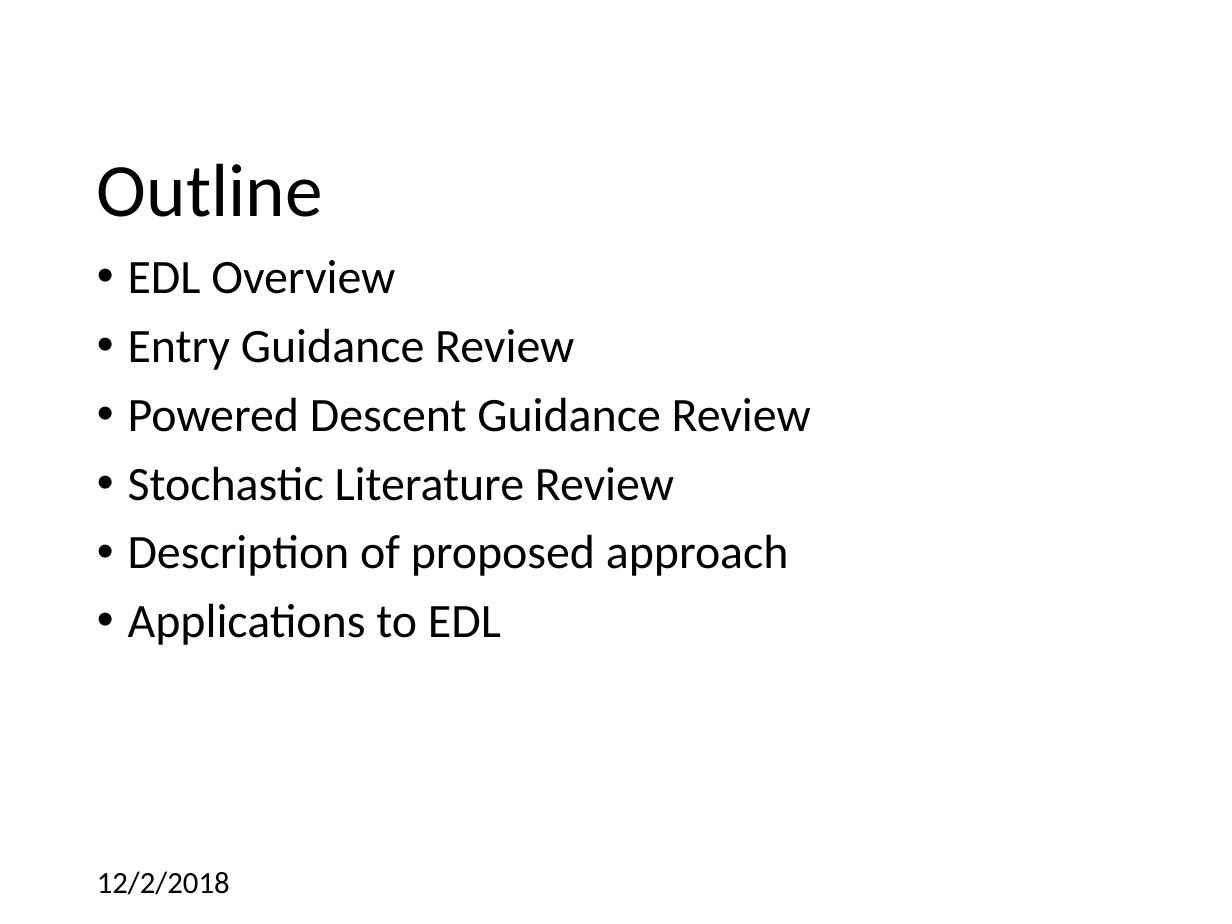
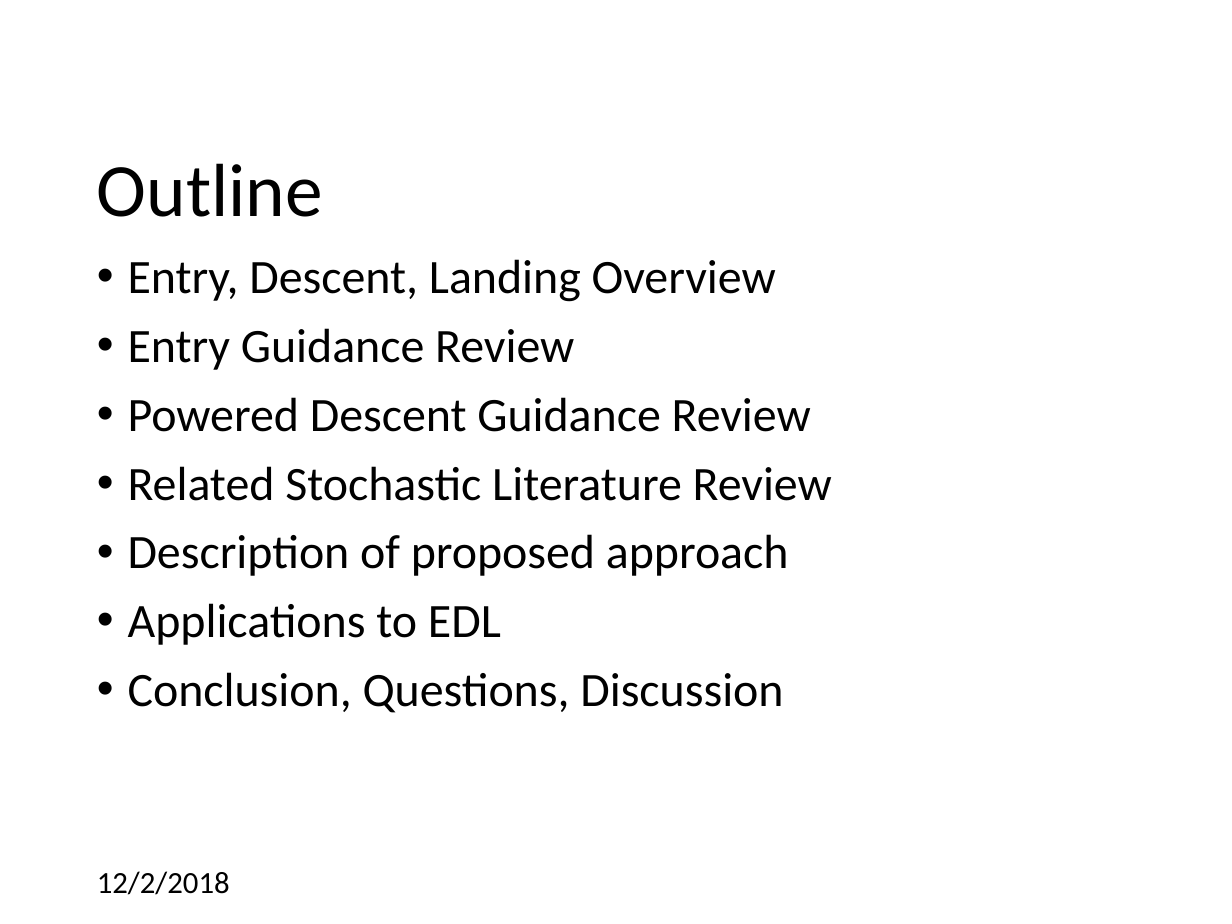
Before and after one commit to CDNoyes/EDL-Py, a slide deck: slide 2 of Documents/Qual Exam.pptx. Drawn at 1232x924 pixels with LibreOffice and Linux fonts; fonts in the diff are those of the drawing; background and template pictures are left out. Boxes give left, top, right and bottom in pixels: in the first picture for what was removed or moved away, otherwise in the second. Text is boxed around its words. In the diff, an @@ line names an element or a change of style, - is before the commit and + after.

Commit message:
Slides

```diff
--- a/Documents/Qual Exam.pptx
+++ b/Documents/Qual Exam.pptx
@@ text at (x1=128, y1=259, x2=776, y2=302): text changed @@
-• EDL Overview
+• Entry, Descent, Landing Overview
@@ text at (x1=128, y1=466, x2=832, y2=501): text changed @@
-• Stochastic Literature Review
+• Related Stochastic Literature Review
@@ text at (x1=128, y1=672, x2=783, y2=713): paragraph added @@
+• Conclusion, Questions, Discussion
```
Also in this commit, not shown: 1 other slide changed.
